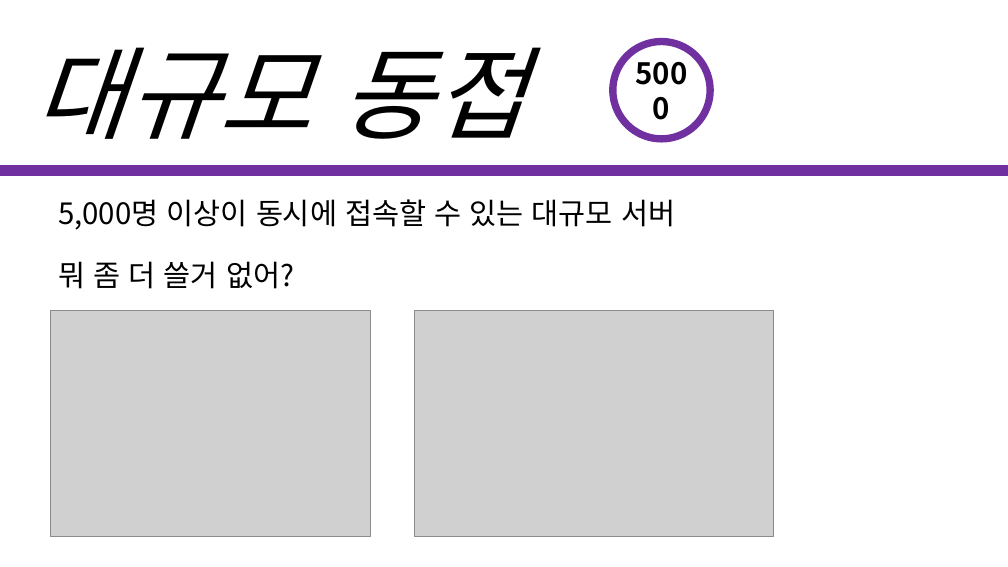
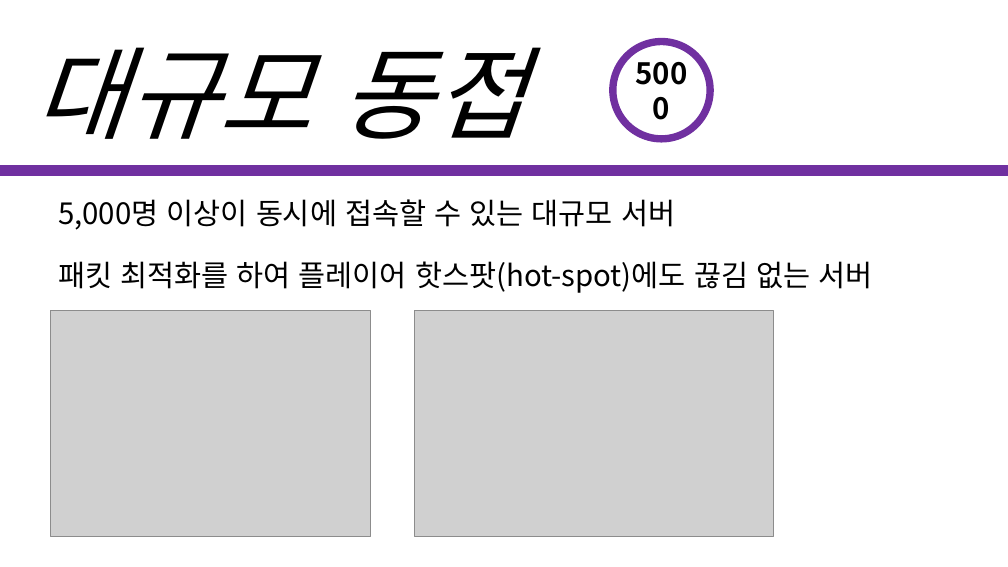
Before and after one commit to korleinster/gamebusdriver, a slide deck: slide 9 of documents/노루막이_김형준_신창섭_홍승필_허지훈.pptx. Drawn at 1008x567 pixels with LibreOffice and Linux fonts; fonts in the diff are those of the drawing; grey boxes stand for pictures; background and template pictures are left out. Boxes give left, top, right and bottom in pixels: in the first picture for what was removed or moved away, otherwise in the second. Text is boxed around its words. In the diff, an @@ line names an element or a change of style, - is before the commit and + after.

Commit message:
[김형준] 제안서 서버 수정
갓창섭님께서 우리를 캐리해주실꺼야

```diff
--- a/documents/노루막이_김형준_신창섭_홍승필_허지훈.pptx
+++ b/documents/노루막이_김형준_신창섭_홍승필_허지훈.pptx
@@ text at <box>58,261,872,293</box>: text changed @@
-뭐 좀 더 쓸거 없어?
+패킷 최적화를 하여 플레이어 핫스팟(hot-spot)에도 끊김 없는 서버
```
Also in this commit, not shown: 5 other slides changed.
